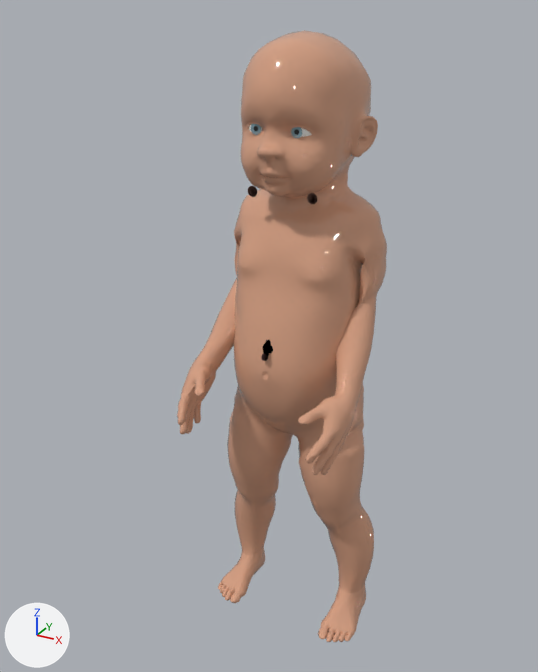
Renders of the glTF model public/bodymap3d/v3/real-human/body-baby-maennlich-real-v3.glb from each side of a commit.
The view is the same before and after, from a 50 mm lens placed at (0.334, -0.65, 0.699), pointed at (-0.025, 0.003, 0.372). Every picture has the same lights, and +X, +Y and +Z are marked at lower left. The older version comes first. Vertices at exactly the same position are counted once.

In view in the first picture: 'real-human-areola-left', 'real-human-body' and 5 more.
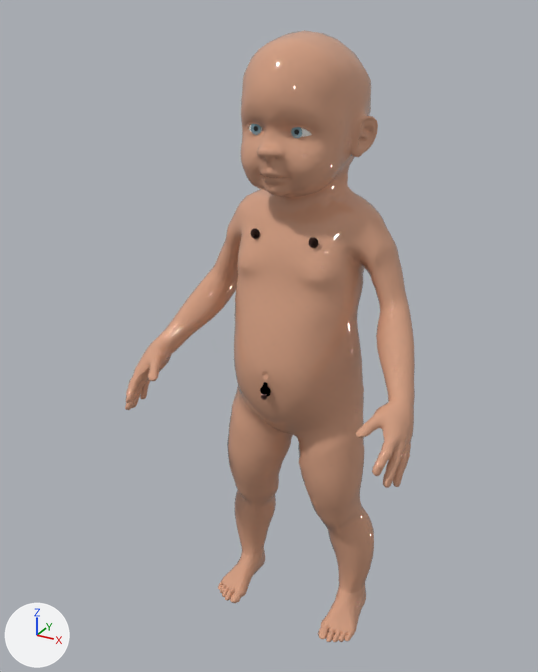
Where the change shows, as pixel boxes [x1, y1, x2, y2] in the pictures (538 x 672 px; the box of a moved part takes in the faces that stretch with it):
'real-human-body', reshaped (38% wider)
    before: [177, 30, 387, 642]
    after: [125, 30, 415, 642]
'real-human-areola-left', moved
    before: [248, 186, 257, 197]
    after: [251, 228, 260, 239]
part 1 of me_real_human_body, moved or reshaped
    before: [177, 195, 387, 475]
    after: [125, 193, 415, 488]

The change in detail:
me_real_human_body is used by ob_real_human_body; location (0.0, 0.0, 0.0).
me_real_human_body had 13380 vertices, 26756 faces and spanned x -0.096..0.096, y -0.103..0.103, z 0.0..0.68.
me_real_human_body now has 13380 vertices, 26756 faces and spans x -0.16..0.16, y -0.103..0.103, z 0.0..0.68.
me_real_human_body part 1: 4184 of 13380 vertices moved; they spanned x -0.096..0.096, y -0.103..0.07, z 0.262..0.516 and now span x -0.16..0.16, y -0.103..0.07, z 0.262..0.515; mean shift (0.0, 0.0, 0.008); largest move (-0.082, -0.076, 0.275) -> (-0.157, -0.076, 0.287).
me_real_human_areola_left is used by ob_real_human_areola_left; location (0.0, 0.0, 0.0).
me_real_human_areola_left had 222 vertices, 440 faces and spanned x -0.03808..-0.0272, y -0.01861..-0.01521, z 0.52836..0.53924.
me_real_human_areola_left now has 222 vertices, 440 faces and spans x -0.03808..-0.0272, y -0.01396..-0.01056, z 0.48416..0.49504.
me_real_human_areola_left part 2: the whole mesh is moved by (0.0, 0.00466, -0.0442).
